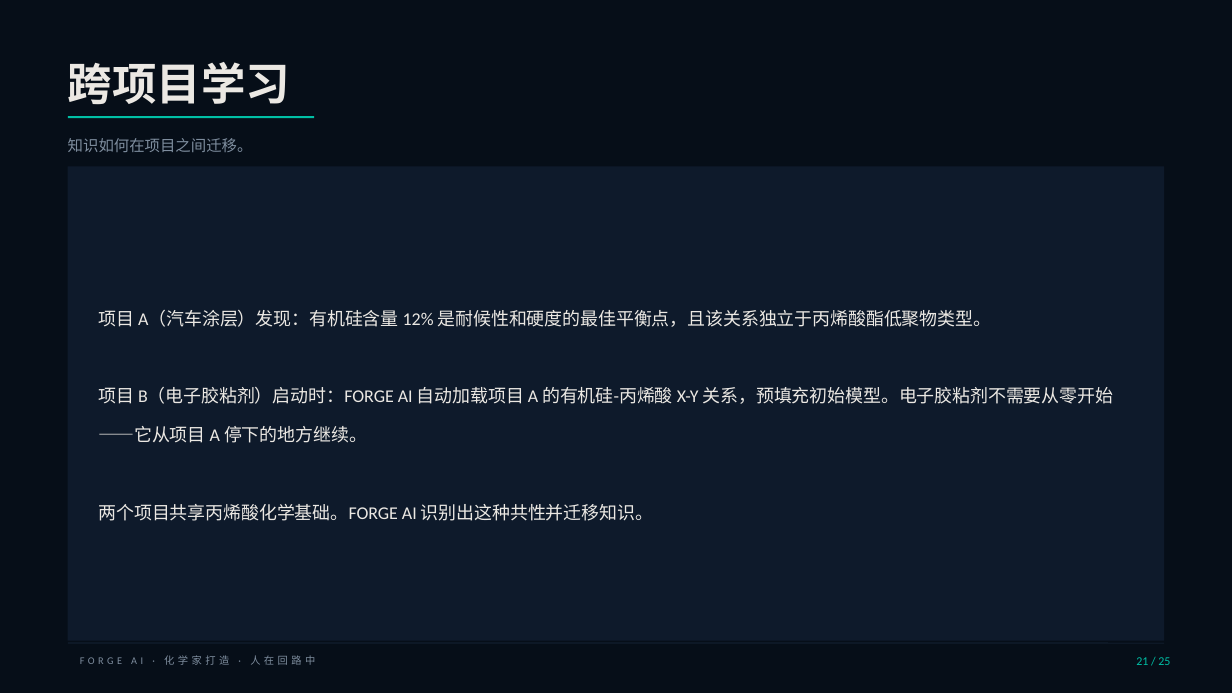
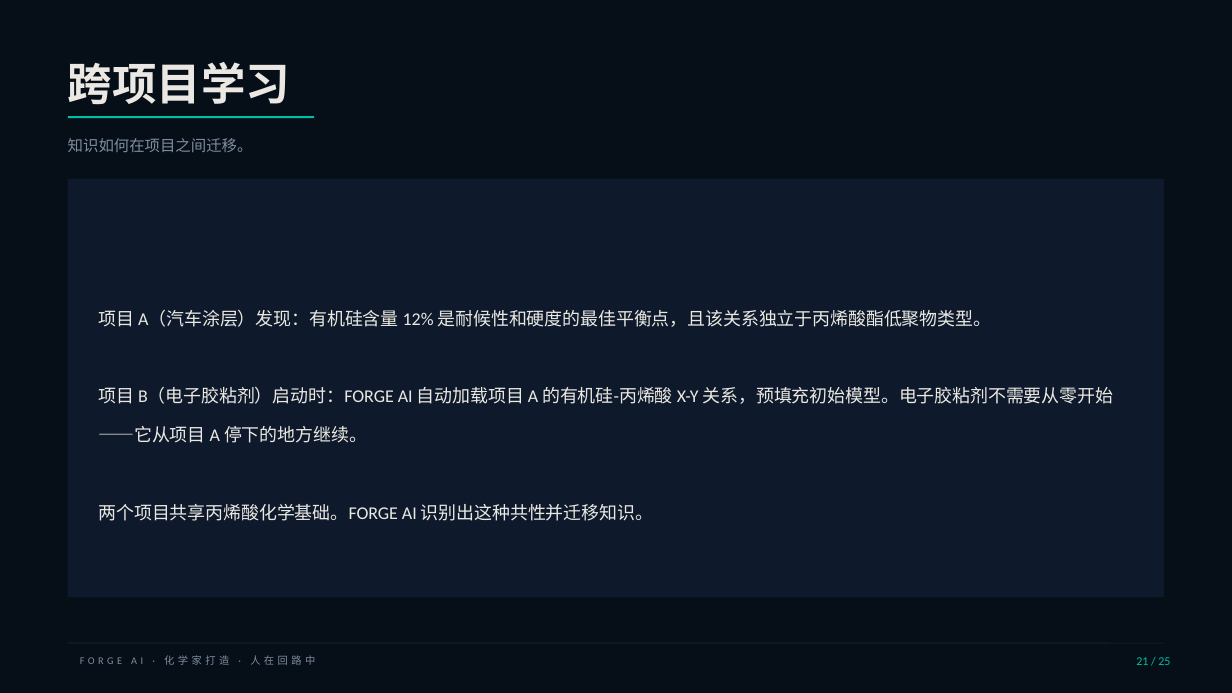
Before and after one commit to newbison/AI_CHEMIST, a slide deck: slide 21 of ppt/FORGE_AI_25_CN.pptx. Drawn at 1232x693 pixels with LibreOffice and Linux fonts; fonts in the diff are those of the drawing. Boxes give left, top, right and bottom in pixels: in the first picture for what was removed or moved away, otherwise in the second. Text is boxed around its words. In the diff, an @@ line names an element or a change of style, - is before the commit and + after.

```diff
--- a/ppt/FORGE_AI_25_CN.pptx
+++ b/ppt/FORGE_AI_25_CN.pptx
@@ rectangle: place and size @@
-rectangle at <box>68,166,1164,641</box>
+rectangle at <box>68,179,1164,598</box>
```
Also in this commit, not shown: 10 other slides changed, 32 other files.
